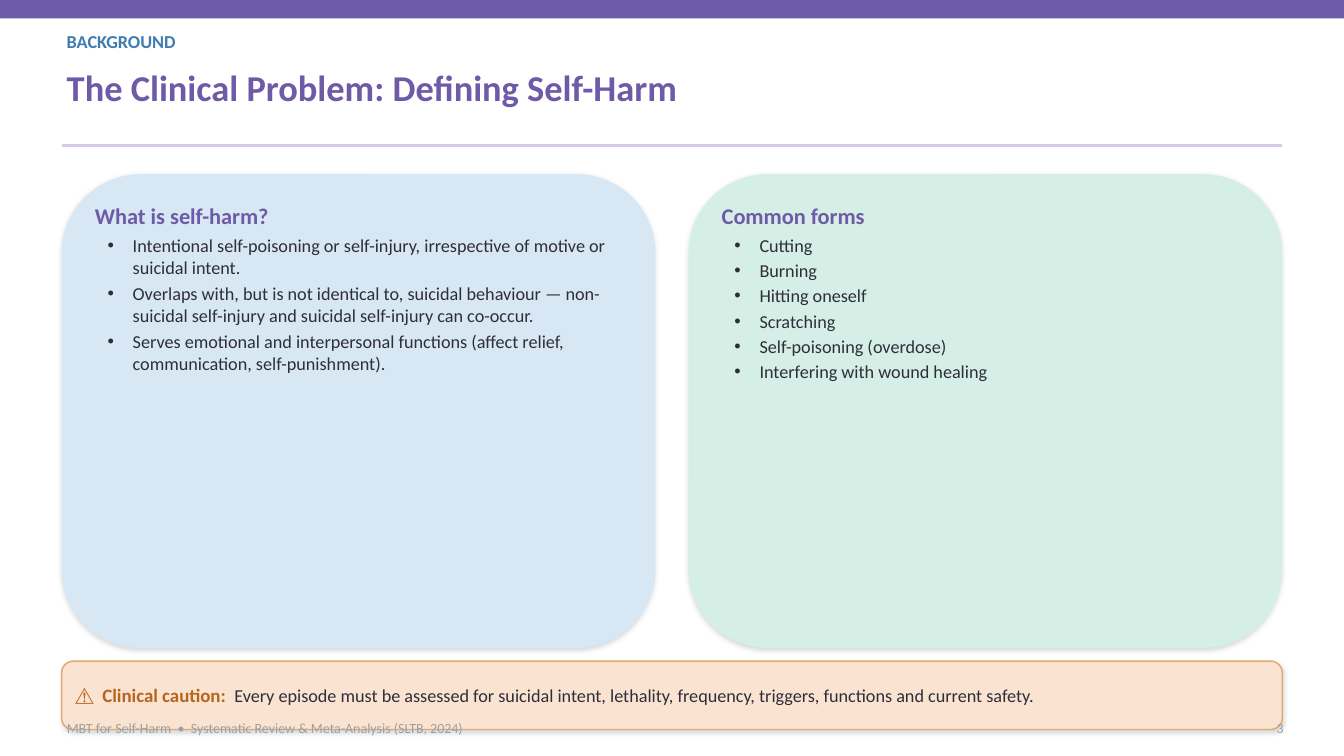
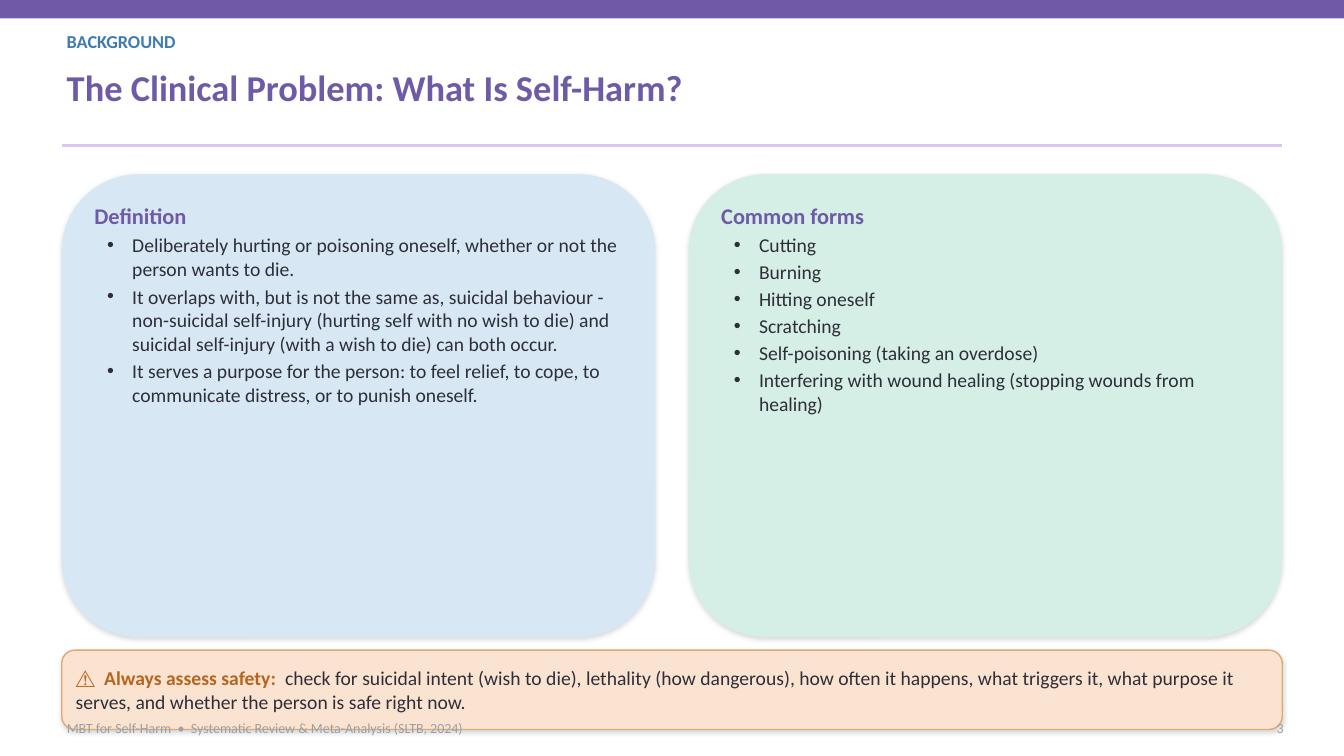
Before and after one commit to tejasdangodra786-byte/Dango-kiro, a slide deck: slide 3 of Journal_Club_MBT_SelfHarm.pptx. Drawn at 1344x756 pixels with LibreOffice and Linux fonts; fonts in the diff are those of the drawing. Boxes give left, top, right and bottom in pixels: in the first picture for what was removed or moved away, otherwise in the second. Text is boxed around its words. In the diff, an @@ line names an element or a change of style, - is before the commit and + after.

Commit message:
Revise deck: 14pt body text, simpler language with plain meanings in brackets, and plain-language captions under every graph
- Sub-topic/body text set to 14pt (headings unchanged)
- Difficult terms explained in brackets (e.g., mentalizing = 'reading minds')
- Every chart/diagram now has a 'What this shows' caption in simple language
- Content reorganized for clearer, more detailed flow; verified effect sizes retained (g=-0.82 self-harm, -1.08 BPD, -1.10 depression)

```diff
--- a/Journal_Club_MBT_SelfHarm.pptx
+++ b/Journal_Club_MBT_SelfHarm.pptx
@@ text at box(67, 75, 683, 102): text changed @@
-The Clinical Problem: Defining Self-Harm
+The Clinical Problem: What Is Self-Harm?
@@ rounded rectangle "Definition": place and size @@
-rounded rectangle "Definition" at box(62, 174, 655, 648)
+rounded rectangle "Definition" at box(62, 174, 655, 637)
@@ rounded rectangle "Common forms": place and size @@
-rounded rectangle "Common forms" at box(689, 174, 1282, 648)
+rounded rectangle "Common forms" at box(689, 174, 1282, 637)
@@ text in rounded rectangle at box(94, 208, 617, 405): text changed; size 13 to 14 pt @@
-What is self-harm?
-• Intentional self-poisoning or self-injury, irrespective of motive or suicidal intent.
-• Overlaps with, but is not identical to, suicidal behaviour — non-suicidal self-injury and suicidal self-injury can co-occur.
-• Serves emotional and interpersonal functions (affect relief, communication, self-punishment).
+Definition
+• Deliberately hurting or poisoning oneself, whether or not the person wants to die.
+• It overlaps with, but is not the same as, suicidal behaviour - non-suicidal self-injury (hurting self with no wish to die) and suicidal self-injury (with a wish to die) can both occur.
+• It serves a purpose for the person: to feel relief, to cope, to communicate distress, or to punish oneself.
@@ text in rounded rectangle at box(721, 208, 874, 337): size 13 to 14 pt in "Cutting", "Burning", "Hitting oneself", "Scratching" @@
@@ text in rounded rectangle at box(759, 346, 1195, 415): text changed; size 13 to 14 pt @@
-• Self-poisoning (overdose)
-• Interfering with wound healing
+• Self-poisoning (taking an overdose)
+• Interfering with wound healing (stopping wounds from healing)
@@ rounded rectangle "⚠ Always assess safety: check ...": place and size @@
-rounded rectangle "⚠ Always assess safety: check ..." at box(62, 661, 1282, 730)
+rounded rectangle "⚠ Always assess safety: check ..." at box(62, 650, 1282, 730)
@@ text in rounded rectangle at box(76, 671, 1233, 713): text changed; size 13 to 14 pt @@
-⚠ Clinical caution: Every episode must be assessed for suicidal intent, lethality, frequency, triggers, functions and current safety.
+⚠ Always assess safety: check for suicidal intent (wish to die), lethality (how dangerous), how often it happens, what triggers it, what purpose it serves, and whether the person is safe right now.
```
Also in this commit, not shown: 39 other slides changed, 3 slides added, 3 slides removed, 1 other file.
